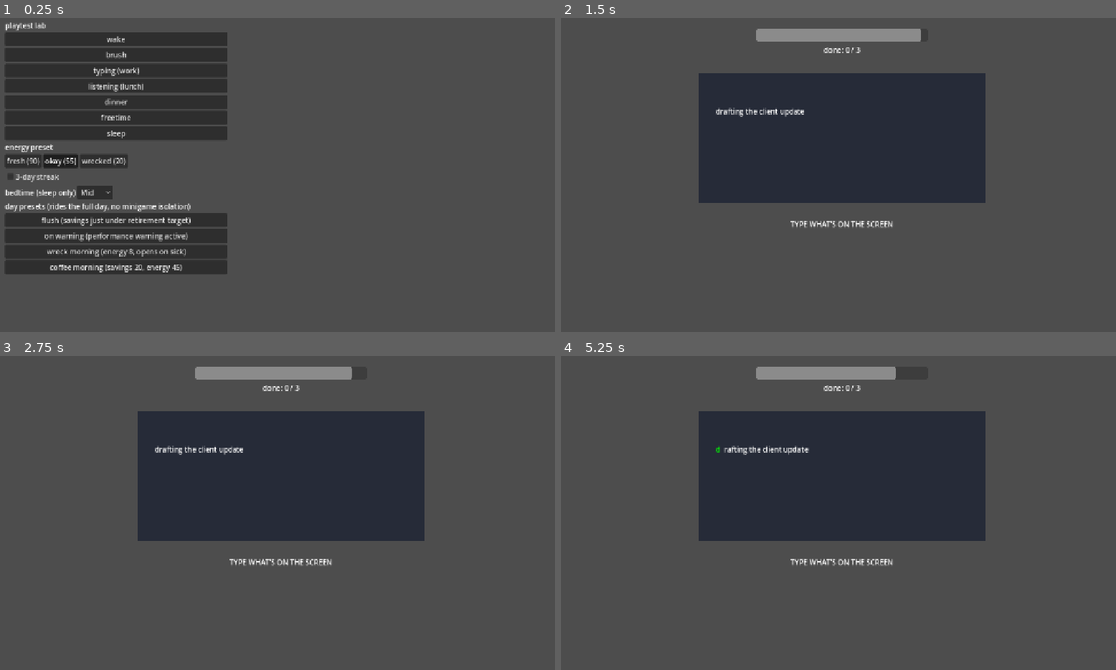
Above: before the commit, frames 1-4 (two rows, left to right).
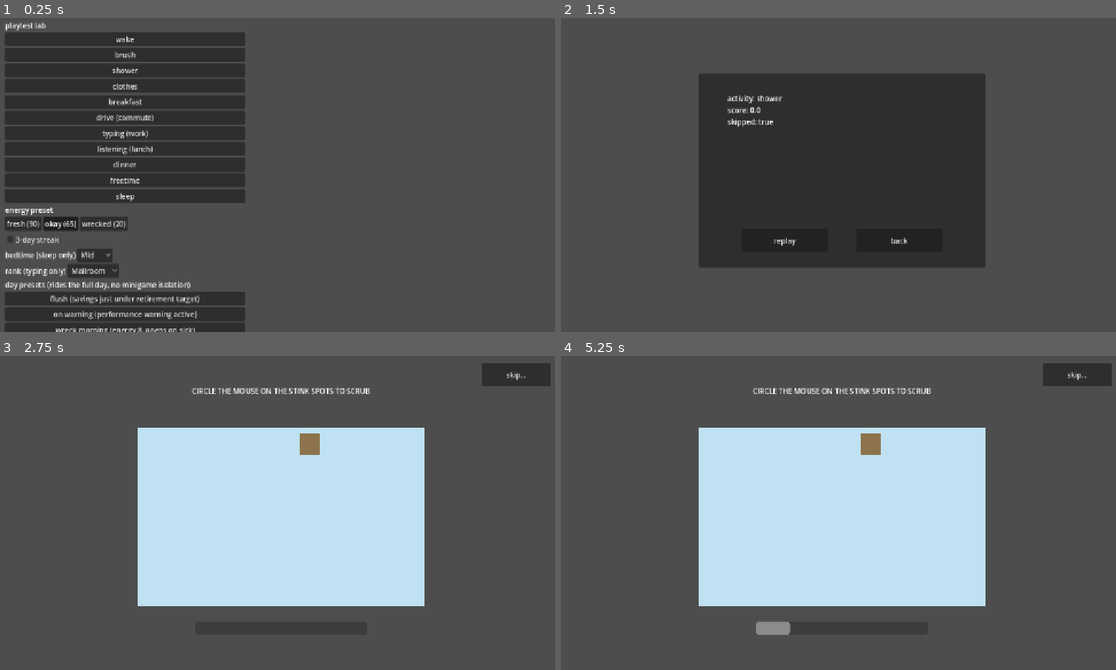
Above: after the commit, the same moments.

Repository: Crawford-Young/dog-eat-dog
Game: Godot game, scene res://scenes/dev/lab.tscn
Two runs of this game, one before a commit and one after it. Both use one fixed random seed, a clock stepped at 60 frames per second and the inputs below. This scene is started directly instead of the project's main scene.
Inputs (mouse positions are in pixels of both pictures, inside the frame that each line leads up to):
- Up to frame 1 (0.25 s): no input
- Up to frame 2 (1.5 s): click (688, 71) at 0.5 s, where only the run after the commit has a clickable "shower"; click (1077, 36) at 1.25 s, where only the run after the commit has a clickable "skip..."
- Up to frame 3 (2.75 s): click (222, 578) at 2 s, where only the run after the commit has a clickable "replay"
- Up to frame 4 (5.25 s): click (1077, 374) at 2.75 s, where only the run after the commit has a clickable "skip..."; click (783, 578) at 3.5 s, where only the run after the commit has a clickable "replay"; tap Enter at 4.25 s; move the mouse to (966, 491) at 4.27 s; hold D 4.28-5 s; hold Shift 4.28-5 s; click (966, 491) at 4.42 s; tap Space at 4.52, 5 s; drag from (727, 525) to (810, 572) at 5.02 s

The runs differ from the first frame. In frame 1, 19% of the frame differs, in the area x 0-45%, y 4-100%; in frame 2, 12%; in frame 3, 35%; in frame 4, 35%, in the area x 24-100%, y 2-89%.

Commit message:
chore: lab presets for wave-3a minigames + late-morning ride
Co-Authored-By: Claude Opus 5 (1M context) <noreply@anthropic.com>

Diff:
--- a/scenes/dev/lab.tscn
+++ b/scenes/dev/lab.tscn
@@ -27,6 +27,18 @@
 
 [node name="Brush" type="Button" parent="Menu/Activities"]
 text = "brush"
+
+[node name="Shower" type="Button" parent="Menu/Activities"]
+text = "shower"
+
+[node name="Clothes" type="Button" parent="Menu/Activities"]
+text = "clothes"
+
+[node name="Breakfast" type="Button" parent="Menu/Activities"]
+text = "breakfast"
+
+[node name="Drive" type="Button" parent="Menu/Activities"]
+text = "drive (commute)"
 
 [node name="Typing" type="Button" parent="Menu/Activities"]
 text = "typing (work)"
@@ -58,7 +70,7 @@
 toggle_mode = true
 button_group = SubResource("EnergyGroup")
 button_pressed = true
-text = "okay (55)"
+text = "okay (65)"
 
 [node name="Wrecked" type="Button" parent="Menu/EnergyRow"]
 toggle_mode = true
@@ -75,6 +87,14 @@
 text = "bedtime (sleep only)"
 
 [node name="BedtimeOption" type="OptionButton" parent="Menu/BedtimeRow"]
+unique_name_in_owner = true
+
+[node name="RankRow" type="HBoxContainer" parent="Menu"]
+
+[node name="RankLabel" type="Label" parent="Menu/RankRow"]
+text = "rank (typing only)"
+
+[node name="RankOption" type="OptionButton" parent="Menu/RankRow"]
 unique_name_in_owner = true
 
 [node name="DayPresetsLabel" type="Label" parent="Menu"]
@@ -94,6 +114,9 @@
 
 [node name="Coffee_Morning" type="Button" parent="Menu/DayPresets"]
 text = "coffee morning (savings 20, energy 45)"
+
+[node name="Late_Morning" type="Button" parent="Menu/DayPresets"]
+text = "late morning (20-min budget — rides the clock to red + the late beat)"
 
 [node name="Host" type="Control" parent="."]
 unique_name_in_owner = true
--- a/scripts/dev/lab.gd
+++ b/scripts/dev/lab.gd
@@ -16,6 +16,10 @@
 const SCENES := {
 	"wake": preload("res://scenes/minigames/wake.tscn"),
 	"brush": preload("res://scenes/minigames/brush.tscn"),
+	"shower": preload("res://scenes/minigames/shower.tscn"),
+	"clothes": preload("res://scenes/minigames/clothes.tscn"),
+	"breakfast": preload("res://scenes/minigames/breakfast.tscn"),
+	"drive": preload("res://scenes/minigames/drive.tscn"),
 	"typing": preload("res://scenes/minigames/typing.tscn"),
 	"listening": preload("res://scenes/minigames/listening.tscn"),
 	"dinner": preload("res://scenes/minigames/dinner.tscn"),
@@ -41,6 +45,7 @@
 @onready var _energy_row: HBoxContainer = %EnergyRow
 @onready var _habit_check: CheckBox = %HabitCheck
 @onready var _bedtime_option: OptionButton = %BedtimeOption
+@onready var _rank_option: OptionButton = %RankOption
 @onready var _host: Control = %Host
 @onready var _result_panel: Panel = %ResultPanel
 @onready var _result_label: Label = %ResultLabel
@@ -60,6 +65,9 @@
 	for bedtime in BEDTIMES:
 		_bedtime_option.add_item(bedtime.capitalize())
 	_bedtime_option.selected = BEDTIMES.find("mid")
+	for rank_name in RankLadder.RANK_NAMES:
+		_rank_option.add_item(rank_name.capitalize())
+	_rank_option.selected = 0
 	_result_panel.visible = false
 
 
@@ -88,6 +96,7 @@
 	_result_panel.visible = false
 	var node := DAY_SCENE.instantiate()
 	node.state = _preset_state(preset)
+	node.cfg = _preset_cfg(preset)
 	_host.add_child(node)
 
 
@@ -115,6 +124,19 @@
 	return state
 
 
+## Pure preset -> BalanceConfig mapping, kept separate from _launch_day so it
+## can be unit-tested without touching the scene tree (same reasoning as
+## _preset_state above). cfg is a preloaded SHARED .tres resource — mutating
+## it in place would poison every other launch this session, and worse, the
+## resource cache itself. duplicate() is load-bearing.
+func _preset_cfg(preset: String) -> BalanceConfig:
+	if preset == "late_morning":
+		var late_cfg: BalanceConfig = cfg.duplicate()
+		late_cfg.morning_budget_minutes = 20.0
+		return late_cfg
+	return cfg
+
+
 func _launch(activity: String) -> void:
 	_current_activity = activity
 	_menu.visible = false
@@ -132,8 +154,16 @@
 			return Difficulty.wake_params(energy, cfg)
 		"brush":
 			return Difficulty.brush_params(energy, cfg)
+		"shower":
+			return Difficulty.shower_params(energy, cfg)
+		"clothes":
+			return Difficulty.dress_params(energy, cfg)
+		"breakfast":
+			return Difficulty.breakfast_params(energy, cfg)
+		"drive":
+			return Difficulty.drive_params(energy, cfg)
 		"typing":
-			return Difficulty.typing_params(energy, cfg)
+			return Difficulty.typing_params(energy, cfg, 0, _rank_option.selected)
 		"listening":
 			return Difficulty.listening_params(energy, cfg)
 		"freetime":
--- a/tests/unit/test_lab_smoke.gd
+++ b/tests/unit/test_lab_smoke.gd
@@ -84,3 +84,57 @@
 	var state: GameState = lab._preset_state("coffee_morning")
 	assert_eq(state.wallet.savings, 20)
 	assert_eq(state.energy, 45.0)
+
+
+func test_shower_activity_launches_and_sets_up() -> void:
+	var lab := _fresh_lab()
+	lab._launch("shower")
+	assert_eq(lab.get_node("%Host").get_child_count(), 1, "shower minigame is hosted")
+
+
+func test_clothes_activity_launches_and_sets_up() -> void:
+	var lab := _fresh_lab()
+	lab._launch("clothes")
+	assert_eq(lab.get_node("%Host").get_child_count(), 1, "clothes minigame is hosted")
+
+
+func test_breakfast_activity_launches_and_sets_up() -> void:
+	var lab := _fresh_lab()
+	lab._launch("breakfast")
+	assert_eq(lab.get_node("%Host").get_child_count(), 1, "breakfast minigame is hosted")
+
+
+func test_drive_activity_launches_and_sets_up() -> void:
+	var lab := _fresh_lab()
+	lab._launch("drive")
+	assert_eq(lab.get_node("%Host").get_child_count(), 1, "drive minigame is hosted")
+
+
+func test_typing_params_uses_the_selected_rank() -> void:
+	var lab := _fresh_lab()
+	lab.get_node("%RankOption").selected = 2
+	var params: Dictionary = lab._params_for("typing")
+	assert_eq(
+		params["par_units"], lab.cfg.typing_par_units[2], "rank selector feeds typing_params"
+	)
+
+
+func test_late_morning_preset_launches_the_main_scene() -> void:
+	var lab := _fresh_lab()
+	lab._launch_day("late_morning")
+	assert_eq(lab.get_node("%Host").get_child_count(), 1, "the day scene is hosted")
+
+
+func test_preset_cfg_late_morning_duplicates_with_a_tiny_budget() -> void:
+	var lab := _fresh_lab()
+	var day_cfg: BalanceConfig = lab._preset_cfg("late_morning")
+	assert_eq(day_cfg.morning_budget_minutes, 20.0, "the duplicate carries the tight budget")
+	assert_eq(lab.cfg.morning_budget_minutes, 120.0, "the shared cfg resource is untouched")
+
+
+func test_preset_cfg_other_presets_return_cfg_unchanged() -> void:
+	var lab := _fresh_lab()
+	var day_cfg: BalanceConfig = lab._preset_cfg("flush")
+	assert_eq(
+		day_cfg.morning_budget_minutes, 120.0, "non-late-morning presets pass cfg through untouched"
+	)
